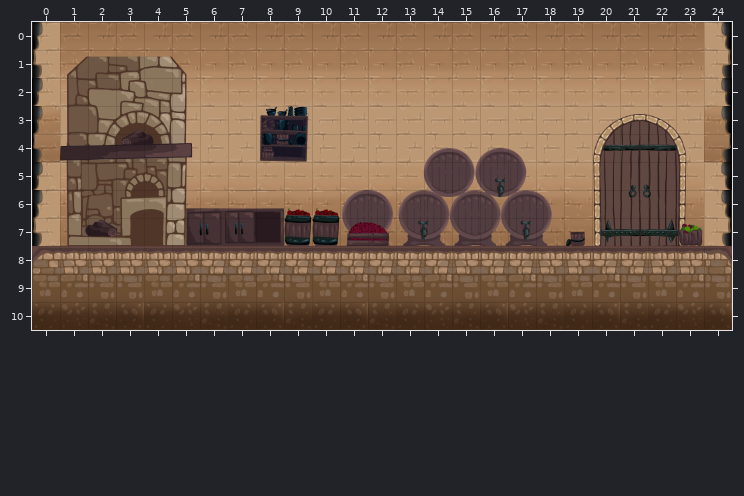
Level history. Tiled map: Assets/Maps/Castle_Room_Kitchen.tmx. The first picture shows the starting point.
Cells are 128x128 px. Shown: x 0..24, y 0..10. Tiles whose own drawing changed are shown in their newer look in all pictures.
The result:
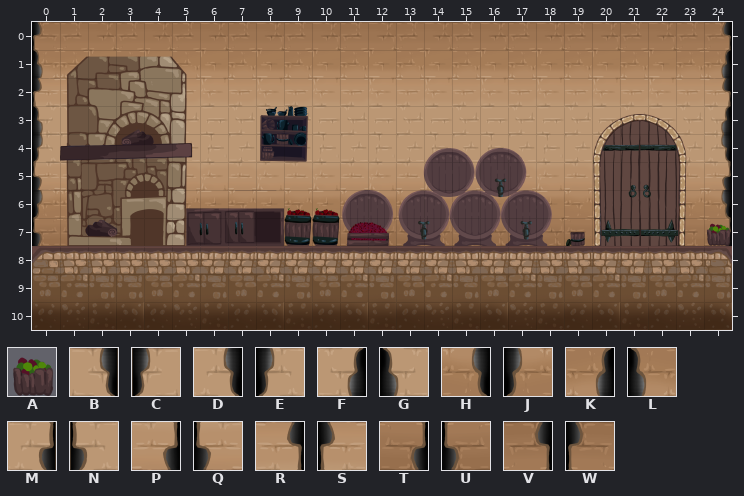
Key: from "Atlas_Cocina_01": A 39; from "Atlas_Pasillo_01": B 53, C 53 flipped left-right, D 54, E 54 flipped left-right, F 54 flipped up-down, G 54 turned 180, H 55, J 55 flipped left-right, K 55 flipped up-down, L 55 turned 180, M 61, N 61 flipped left-right, P 62, Q 62 flipped left-right, R 62 flipped up-down, S 62 turned 180, T 63, U 63 flipped left-right, V 63 flipped up-down, W 63 turned 180.
_ is an empty cell.
The edit:
Layer "Muro":
y 0: x 0 C -> W; x 24 B -> V
y 1: x 0 N -> L; x 24 M -> K
y 2: x 0 E -> S; x 24 D -> R
y 3: x 0 J -> G; x 24 H -> F
y 4: x 0 U -> E; x 24 T -> D
y 5: x 0 E -> Q; x 24 D -> P
y 6: x 0 C -> J; x 24 B -> H
y 7: x 0 N -> U; x 24 M -> T
Layer "Decoración":
y 7: x 23..24 A_ -> _A
Where, in picture pixels (left, top, right, bottom), the same in both pictures:
changed: (32, 22, 60, 246)
changed: (679, 22, 732, 246)
